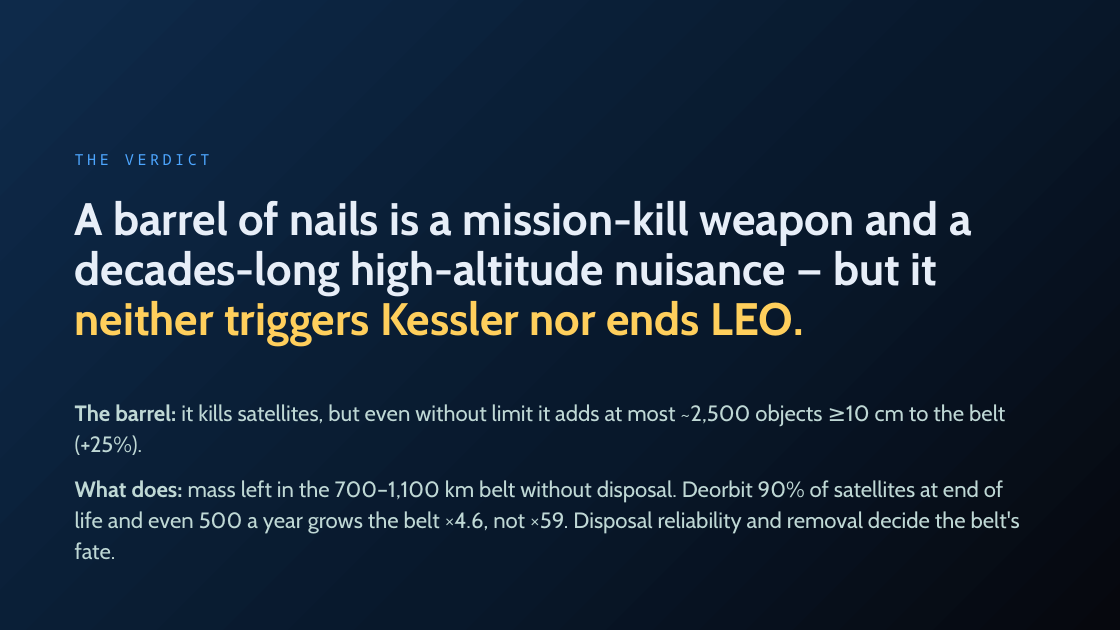
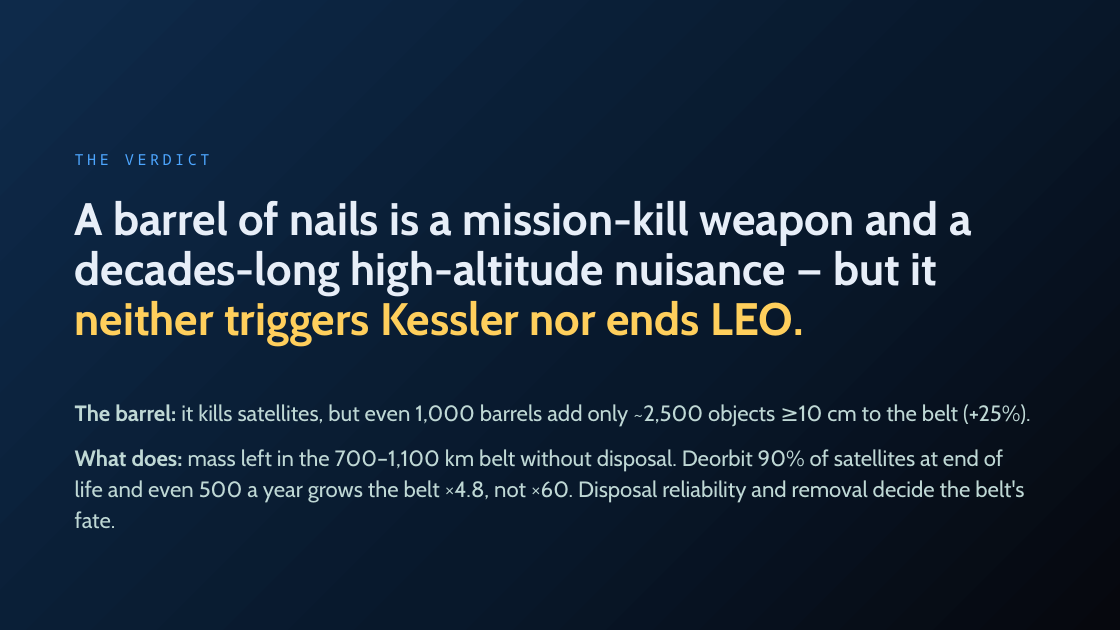
Before and after one commit to TimKadyrov/DebrisCascade, a slide deck: slide 23 of Barrel of Nails — Kessler Study.pptx. Drawn at 1120x630 pixels with LibreOffice and Linux fonts; fonts in the diff are those of the drawing. Boxes give left, top, right and bottom in pixels: in the first picture for what was removed or moved away, otherwise in the second. Text is boxed around its words. In the diff, an @@ line names an element or a change of style, - is before the commit and + after.

Commit message:
Final audit: engine fixes, re-export, deck and docs refreshed
Engines
- Catastrophic collisions per year are divided by the stretch each yearly
  record covers (cube 60-day steps made year 50 read ~12% low).
- Box model: launched satellites and rocket bodies keep fixed 180 kg /
  2,410 kg classes; catalog seeding no longer rewrites their masses.
- Cube: formation exclusion also covers dead catalogued payloads; objects
  started at e = 0.001 decay as circular from the first step; the globe
  classifies all intact objects as intact.
- Median quit year counts runs that never quit; never-quit seeds no longer
  break the JSON export. Duplicate 16-seed ensembles hit the cache.
- Drag lifetimes integrate to 10,000 years (the 1,000-year cap drew a false
  step near 1,400 km). Dead code removed.

Numbers (new export, 16 seeds; 2006 benchmark rerun)
- Nothing added x1.09, 50/yr x2.8, 500/yr x60, working x4.8, ~9 removals/yr;
  benchmark cube 12.8 (7-18) vs LEGEND 10.8, box 9.9.
- Comparison traffic rows from the cube engine; "1,000 barrels" instead of
  an unproven ceiling; operators wording (median run, launches taper).

Deck, charts, SUMMARY: every model number from the new export; wording
fixes from the audit; WPF label overlaps fixed.

```diff
--- a/Barrel of Nails — Kessler Study.pptx
+++ b/Barrel of Nails — Kessler Study.pptx
@@ text at (x1=75, y1=404, x2=1031, y2=528): text changed @@
-The barrel: it kills satellites, but even without limit it adds at most ~2,500 objects ≥10 cm to the belt (+25%).
-What does: mass left in the 700–1,100 km belt without disposal. Deorbit 90% of satellites at end of life and even 500 a year grows the belt ×4.6, not ×59. Disposal reliability and removal decide the belt's fate.
+The barrel: it kills satellites, but even 1,000 barrels add only ~2,500 objects ≥10 cm to the belt (+25%).
+What does: mass left in the 700–1,100 km belt without disposal. Deorbit 90% of satellites at end of life and even 500 a year grows the belt ×4.8, not ×60. Disposal reliability and removal decide the belt's fate.
```
Also in this commit, not shown: 12 other slides changed, 23 other files.
